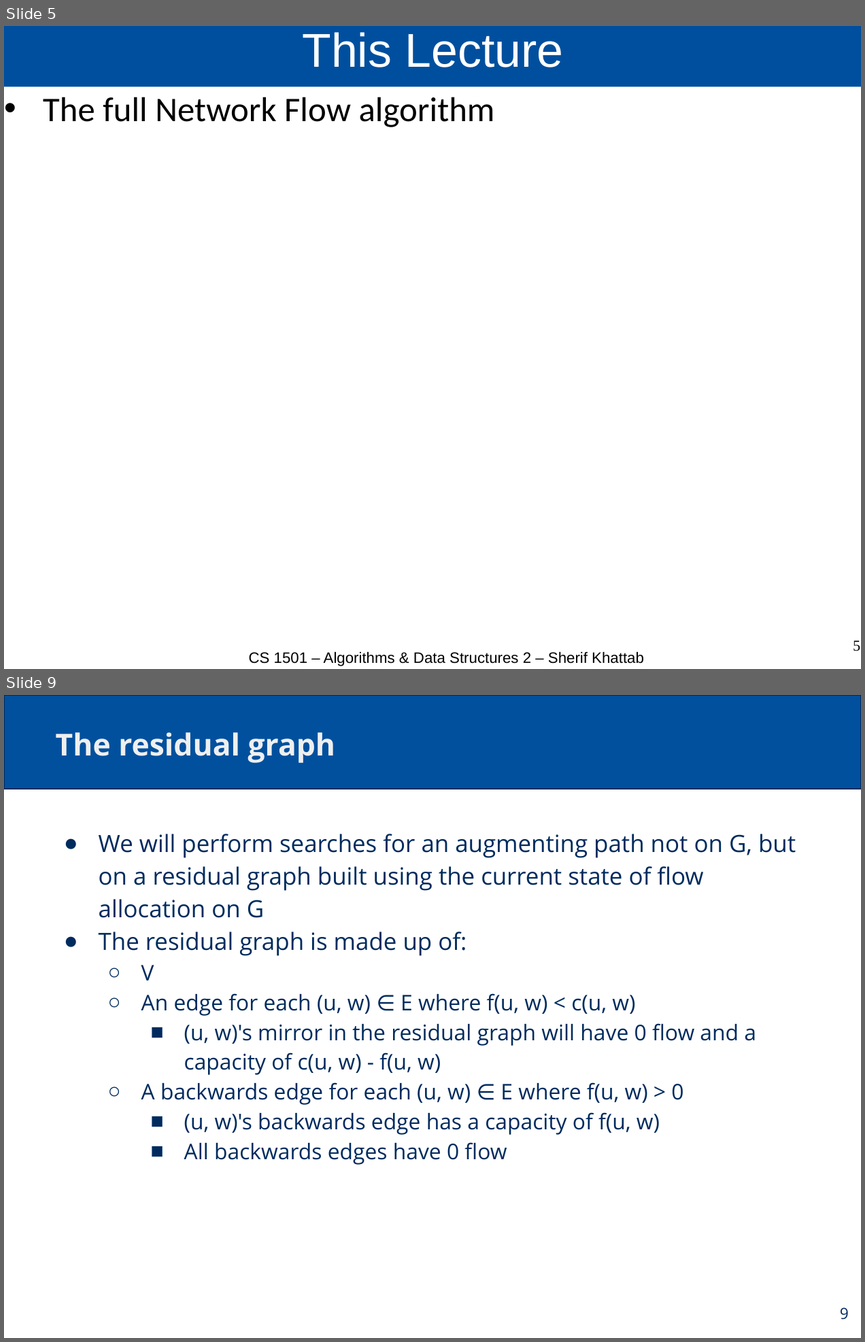
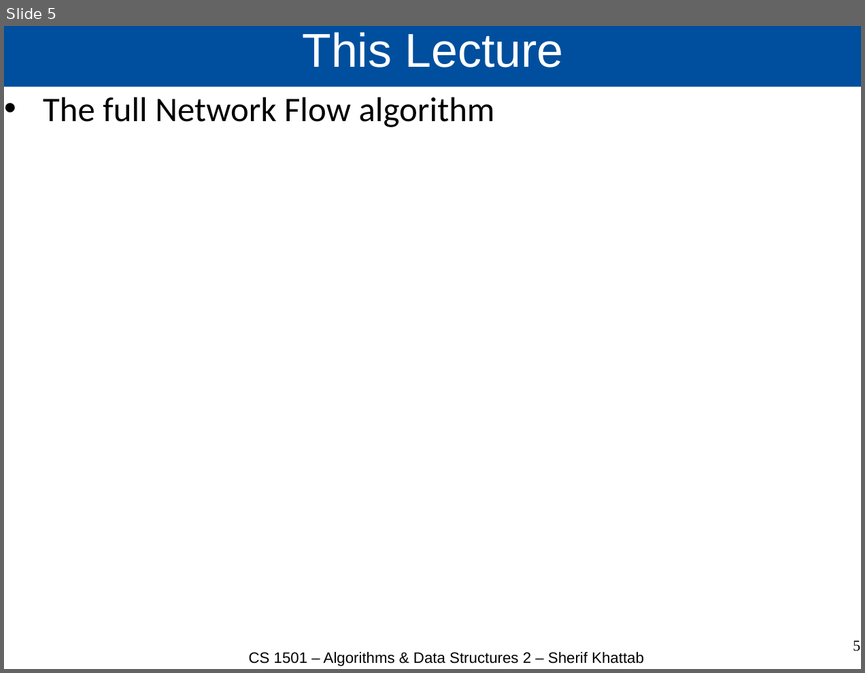
Before and after one commit to cs1501-2224/handouts, a slide deck: DraftSlides/Lecture22.pptx. Shown one above the other, each under a label of ours: slides 5 and 9 before the commit, slide 5 after it; the slides between them are not shown. The pictures are 865x1342 and 865x673 pixels, drawn with LibreOffice and Linux fonts; fonts in the diff are those of the drawing. Boxes give left, top, right and bottom in pixels: in the first picture for what was removed or moved away, otherwise in the second. Text is boxed around its words. In the diff, an @@ line names an element or a change of style, - is before the commit and + after.

```diff
--- a/DraftSlides/Lecture22.pptx
+++ b/DraftSlides/Lecture22.pptx
@@ slide 9 removed at [4, 695, 861, 1338], background #FFFFFF @@
@@ rectangle removed at [4, 695, 861, 789] @@
@@ title removed at [56, 732, 336, 763] @@
-The residual graph
@@ text removed at [99, 834, 796, 1165] @@
-● We will perform searches for an augmenting path not on G, but on a residual graph built using the current state of flow allocation on G
-● The residual graph is made up of:
-  ○ V
-  ○ An edge for each (u, w) ∈ E where f(u, w) < c(u, w)
-    ■ (u, w)'s mirror in the residual graph will have 0 flow and a capacity of c(u, w) - f(u, w)
-  ○ A backwards edge for each (u, w) ∈ E where f(u, w) > 0
-    ■ (u, w)'s backwards edge has a capacity of f(u, w)
-    ■ All backwards edges have 0 flow
@@ page number removed at [840, 1308, 849, 1320] @@
-9
```
Also in this commit, not shown: 1 slide changed, 14 other slides removed, 2 other files.
